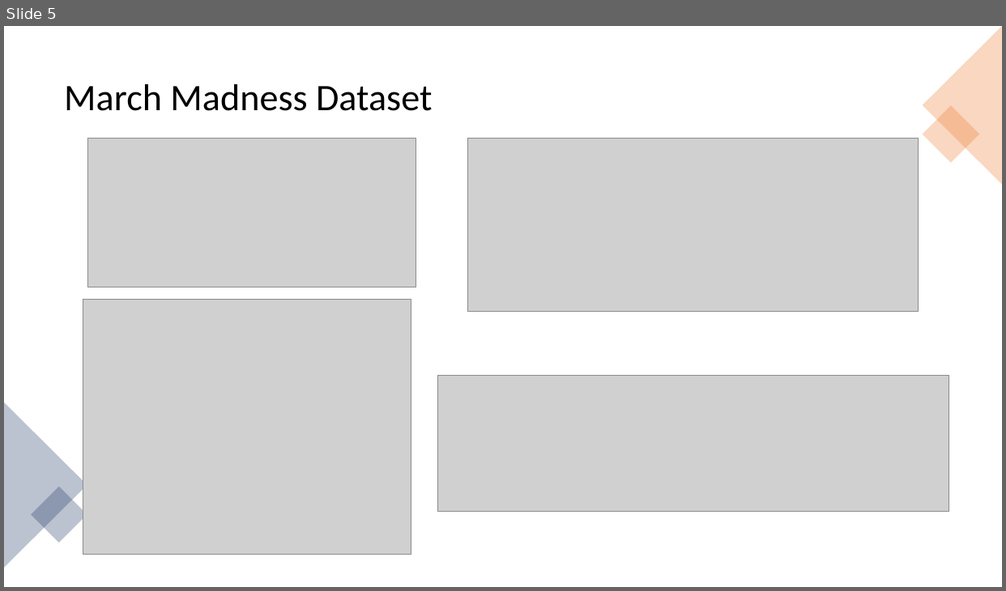
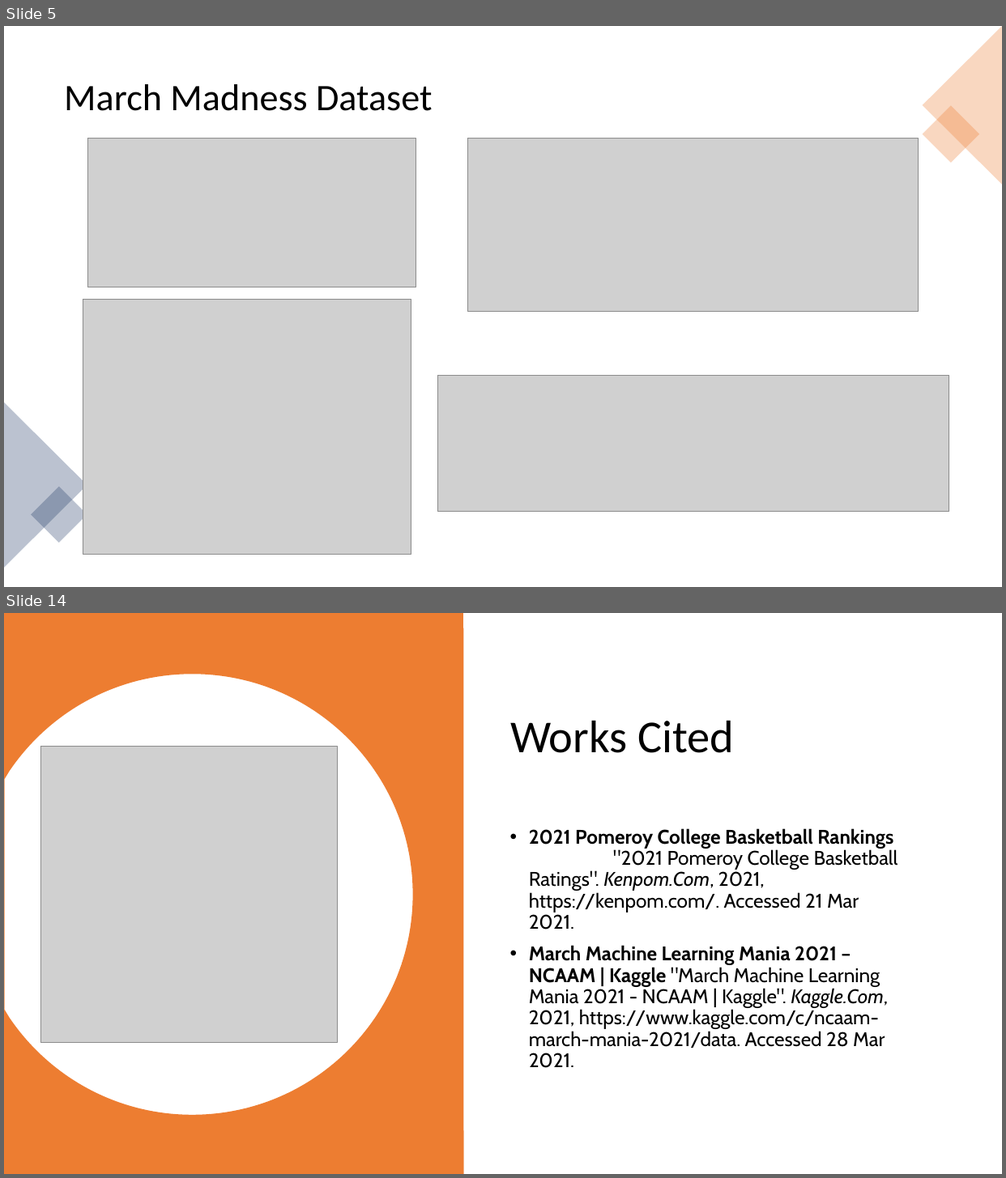
Before and after one commit to kriswasemiller/MM_NCAA_Capstone, a slide deck: Brett_branch/Madness_Power_Point.pptx. Shown one above the other, each under a label of ours: slide 5 before the commit, slides 5 and 14 after it; the slides between them are not shown. The pictures are 1006x591 and 1006x1178 pixels, drawn with LibreOffice and Linux fonts; fonts in the diff are those of the drawing; grey boxes stand for pictures; background and template pictures are left out. Boxes give left, top, right and bottom in pixels: in the first picture for what was removed or moved away, otherwise in the second. Text is boxed around its words. In the diff, an @@ line names an element or a change of style, - is before the commit and + after.

```diff
--- a/Brett_branch/Madness_Power_Point.pptx
+++ b/Brett_branch/Madness_Power_Point.pptx
@@ slide 14 added at [4,613,1002,1174], background picture (left out) @@
@@ rectangle added at [4,613,463,1174], fill #ED7D31 @@
@@ freeform shape added at [4,674,414,1116], fill #FFFFFF, outline #ED7D31 1 pt @@
@@ title added at [510,720,734,753], 44 pt, text #000000 @@
+Works Cited
@@ picture added at [40,747,337,1043] @@
@@ text added at [529,828,898,1068], 19 pt, text #000000 @@
+• 2021 Pomeroy College Basketball Rankings "2021 Pomeroy College Basketball Ratings". Kenpom.Com, 2021, https://kenpom.com/. Accessed 21 Mar 2021.
+• March Machine Learning Mania 2021 – NCAAM | Kaggle "March Machine Learning Mania 2021 - NCAAM | Kaggle". Kaggle.Com, 2021, https://www.kaggle.com/c/ncaam-march-mania-2021/data. Accessed 28 Mar 2021.
```
Also in this commit, not shown: 4 slides changed, 6 other slides added, 3 slides removed.
